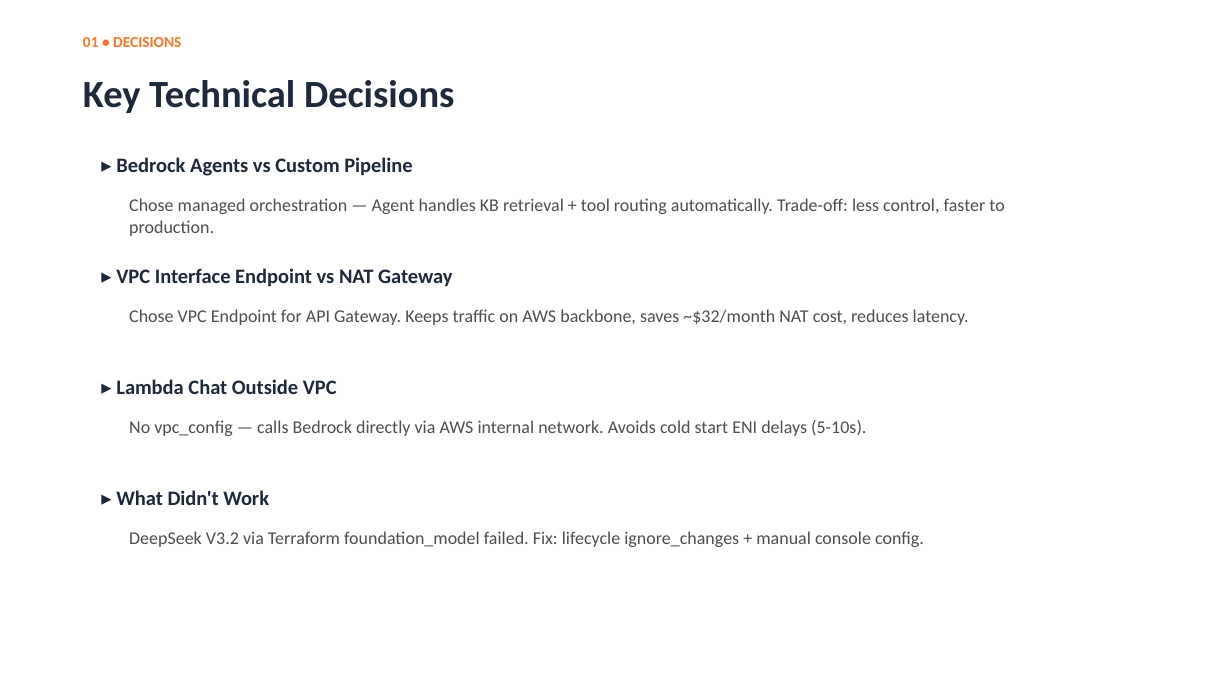
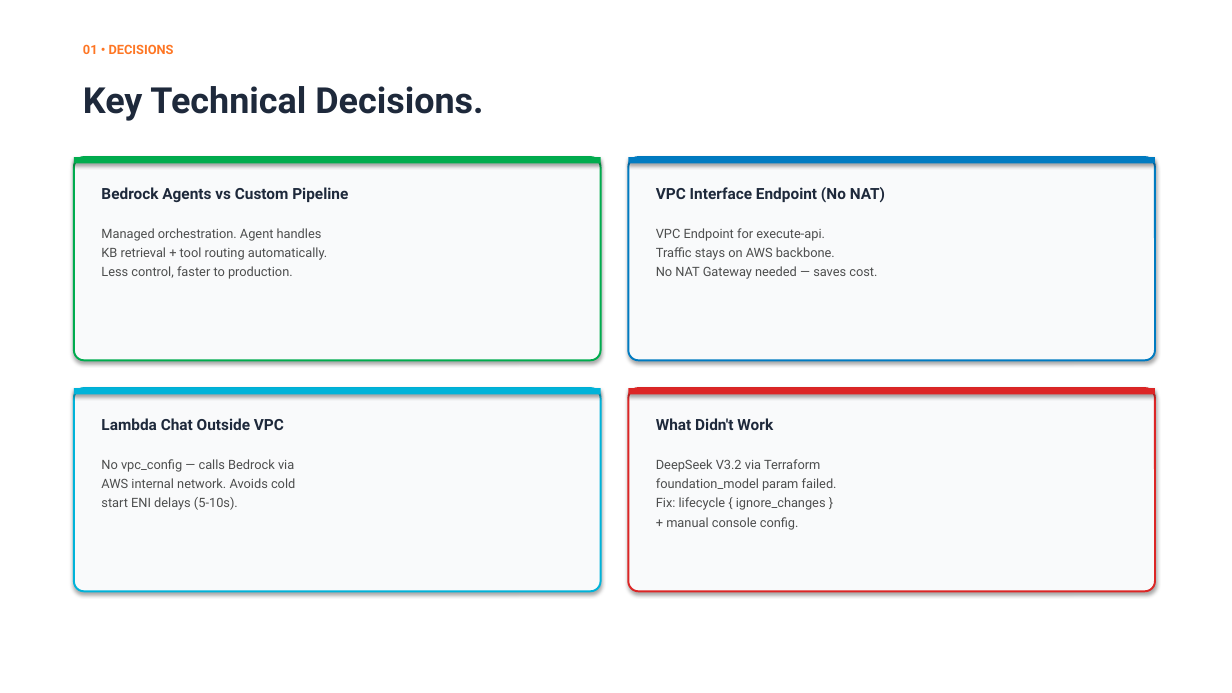
Before and after one commit to NguyenHuuDinh135/G9-W4, a slide deck: slide 5 of slides/W4_presentation.pptx (slide 4 before the commit). Drawn at 1232x693 pixels with LibreOffice and Linux fonts; fonts in the diff are those of the drawing. Boxes give left, top, right and bottom in pixels: in the first picture for what was removed or moved away, otherwise in the second. Text is boxed around its words. In the diff, an @@ line names an element or a change of style, - is before the commit and + after.

```diff
--- a/slides/W4_presentation.pptx
+++ b/slides/W4_presentation.pptx
@@ text "01 • DECISIONS": place and size @@
-text "01 • DECISIONS" at <box>83,37,181,47</box>
+text "01 • DECISIONS" at <box>83,44,174,54</box>
@@ text "01 • DECISIONS" at <box>83,44,174,54</box>: size 12 to 10 pt, font Calibri to Roboto; line spacing 1 to 12pt @@
@@ text at <box>83,86,483,121</box>: text changed; size 30 to 28 pt; font Calibri to Roboto @@
-Key Technical Decisions
+Key Technical Decisions.
@@ rounded rectangle added at <box>74,157,601,360</box>, fill #F9FAFB, outline #00AC4E 1.5 pt @@
@@ rectangle added at <box>74,157,601,164</box>, fill #00AC4E @@
@@ rounded rectangle added at <box>628,157,1155,360</box>, fill #F9FAFB, outline #007BC1 1.5 pt @@
@@ rectangle added at <box>628,157,1155,164</box>, fill #007BC1 @@
@@ text at <box>101,187,348,202</box>: text changed; size 16 to 12 pt; font Calibri to Roboto @@
-▸ Bedrock Agents vs Custom Pipeline
+Bedrock Agents vs Custom Pipeline
@@ text at <box>656,187,885,202</box>: text changed; size 16 to 12 pt; font Calibri to Roboto @@
-▸ VPC Interface Endpoint vs NAT Gateway
+VPC Interface Endpoint (No NAT)
@@ text at <box>101,228,327,279</box>: text changed; size 14 to 10 pt; font Calibri to Roboto @@
-Chose managed orchestration — Agent handles KB retrieval + tool routing automatically. Trade-off: less control, faster to production.
+Managed orchestration. Agent handles
+KB retrieval + tool routing automatically.
+Less control, faster to production.
@@ text at <box>656,228,877,279</box>: text changed; size 14 to 10 pt; font Calibri to Roboto @@
-Chose VPC Endpoint for API Gateway. Keeps traffic on AWS backbone, saves ~$32/month NAT cost, reduces latency.
+VPC Endpoint for execute-api.
+Traffic stays on AWS backbone.
+No NAT Gateway needed — saves cost.
@@ rounded rectangle added at <box>74,388,601,592</box>, fill #F9FAFB, outline #00B3D9 1.5 pt @@
@@ rectangle added at <box>74,388,601,395</box>, fill #00B3D9 @@
@@ rounded rectangle added at <box>628,388,1155,592</box>, fill #F9FAFB, outline #DC2626 1.5 pt @@
@@ rectangle added at <box>628,388,1155,395</box>, fill #DC2626 @@
@@ text at <box>101,418,284,430</box>: text changed; size 16 to 12 pt; font Calibri to Roboto @@
-▸ Lambda Chat Outside VPC
+Lambda Chat Outside VPC
@@ text at <box>656,418,773,430</box>: text changed; size 16 to 12 pt; font Calibri to Roboto @@
-▸ What Didn't Work
+What Didn't Work
@@ text at <box>101,459,295,510</box>: text changed; size 14 to 10 pt; font Calibri to Roboto @@
-No vpc_config — calls Bedrock directly via AWS internal network. Avoids cold start ENI delays (5-10s).
+No vpc_config — calls Bedrock via
+AWS internal network. Avoids cold
+start ENI delays (5-10s).
@@ text at <box>656,459,837,530</box>: text changed; size 14 to 10 pt; font Calibri to Roboto @@
-DeepSeek V3.2 via Terraform foundation_model failed. Fix: lifecycle ignore_changes + manual console config.
+DeepSeek V3.2 via Terraform
+foundation_model param failed.
+Fix: lifecycle { ignore_changes }
++ manual console config.
```
Also in this commit, not shown: 13 other slides changed, 2 slides added, 1 other file.
